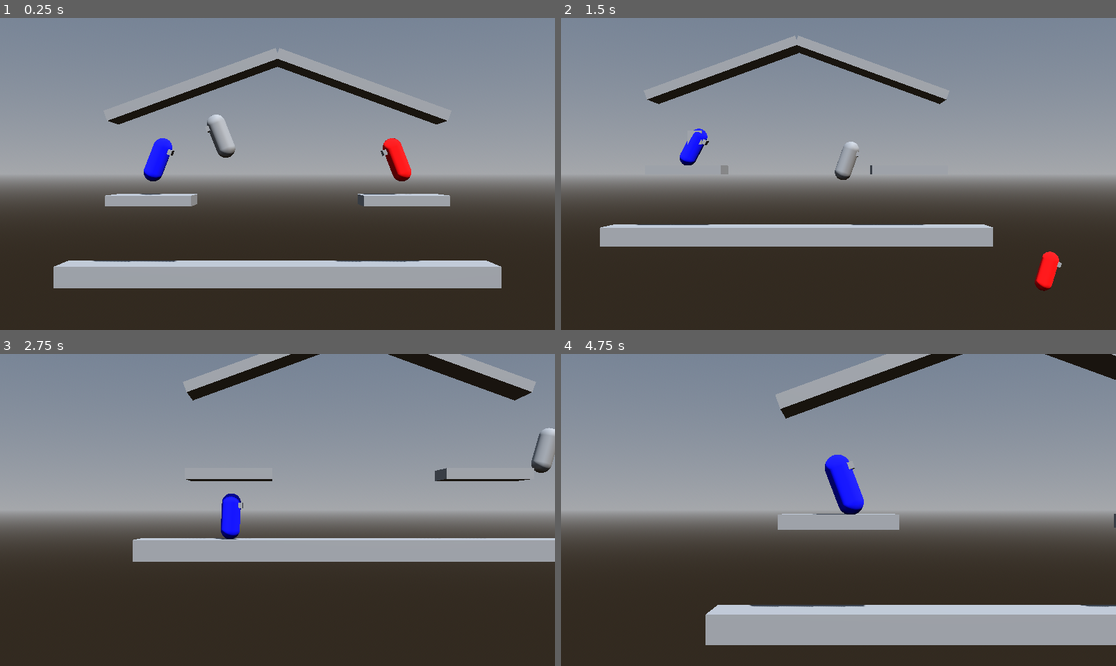
Above: before the commit, frames 1-4 (two rows, left to right).
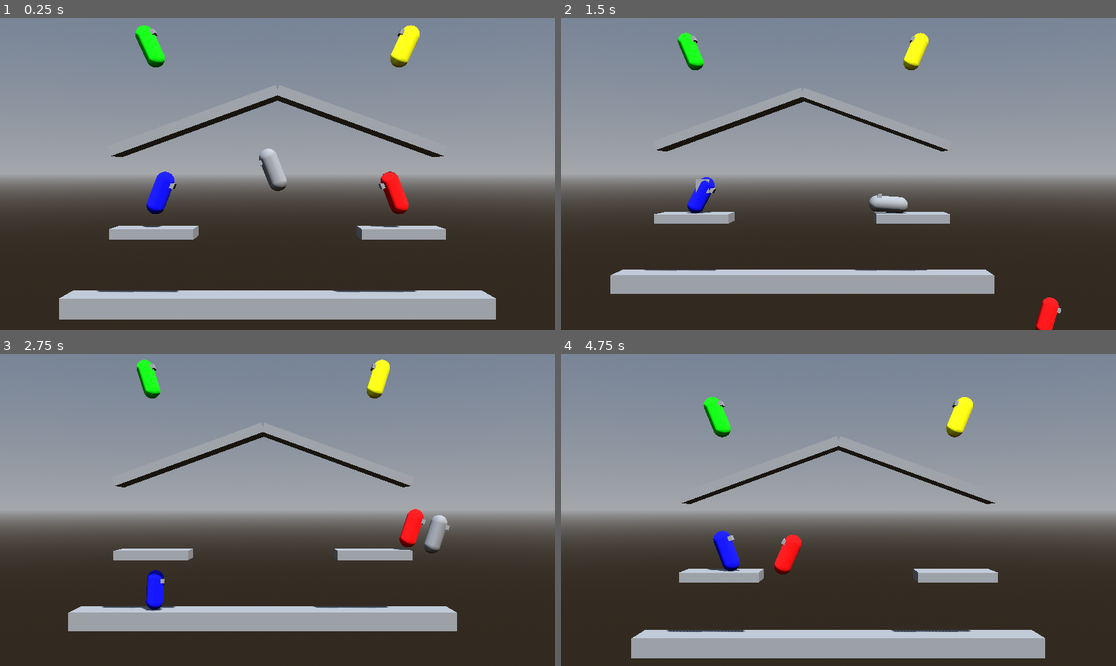
Above: after the commit, the same moments.

Repository: CocoMarck/SuperSmashTux
Game: Godot game, scene res://scenes/main.tscn
Same seed, same stepped clock (60 frames per second), same inputs: the game is played once before the commit and once after it.
Inputs:
- Up to frame 1 (0.25 s): no input
- Up to frame 2 (1.5 s): hold Right (player1_move_right) 0.53-1.28 s; tap K (player1_attack) at 0.6 s; tap Space (player1_jump) at 0.77 s; hold Down (player1_move_down) from 1.28 s (still down); tap G (player2_attack) at 1.35 s
- Up to frame 3 (2.75 s): tap Space (player1_jump) at 1.52 s; release Down (player1_move_down) at 2.03 s; hold Right (player1_move_right) from 2.03 s (still down); tap S (player2_move_down) at 2.1 s
- Up to frame 4 (4.75 s): release Right (player1_move_right) at 2.78 s; hold Up (player1_move_up) 2.78-3.53 s; tap A (player2_move_left) at 2.85 s; tap Space (player1_jump) at 3.02, 3.77, 4.52 s; hold Left (player1_move_left) from 3.53 s (still down); tap D (player2_move_right) at 3.6 s; tap W (player2_move_up) at 4.35 s

The runs differ from the first frame. In frame 1, 24% of the frame differs, in the area x 9-91%, y 2-97%; in frame 2, 18%; in frame 3, 17%; in frame 4, 20%.

Commit message:
Created game manager script and spawn points refactored

Diff:
--- /dev/null
+++ b/materials/mat_green.tres
@@ -0,0 +1,4 @@
+[gd_resource type="StandardMaterial3D" format=3 uid="uid://b215a43dk68su"]
+
+[resource]
+albedo_color = Color(0, 1, 0, 1)
--- a/scenes/main.tscn
+++ b/scenes/main.tscn
@@ -7,6 +7,7 @@
 [ext_resource type="PackedScene" uid="uid://de4tgdk06il7y" path="res://prefabs/character.tscn" id="5_tefeu"]
 [ext_resource type="Script" uid="uid://ywbqr6tkpira" path="res://scripts/test_player.gd" id="6_tefeu"]
 [ext_resource type="Script" uid="uid://bcu7gm8en7srf" path="res://scripts/camera_follow.gd" id="7_camfl"]
+[ext_resource type="Script" uid="uid://s26dpataicef" path="res://scripts/game_manager.gd" id="8_gmngr"]
 
 [sub_resource type="CameraAttributesPractical" id="CameraAttributesPractical_gl6un"]
 
@@ -35,6 +36,12 @@
 size = Vector3(17.028, 1, 4)
 
 [node name="Main" type="Node" unique_id=1966553712]
+
+[node name="GameManager" type="Node" parent="." unique_id=1756435872 node_paths=PackedStringArray("spawn_points", "play_area")]
+script = ExtResource("8_gmngr")
+character_types = Array[int]([0, 0, 0, 0])
+spawn_points = [NodePath("../SpawnPoint1"), NodePath("../SpawnPoint2"), NodePath("../SpawnPoint3"), NodePath("../SpawnPoint4")]
+play_area = NodePath("../PlayArea")
 
 [node name="WorldEnvironment" type="WorldEnvironment" parent="." unique_id=52927572]
 environment = ExtResource("1_jpm03")
@@ -100,7 +107,7 @@
 mesh = SubResource("BoxMesh_plat01")
 
 [node name="RoofLeft" type="StaticBody3D" parent="." unique_id=1347968376]
-transform = Transform3D(0.9396926, -0.34202012, 0, 0.34202012, 0.9396926, 0, 0, 0, 1, -8, 16.9118, 0)
+transform = Transform3D(0.93969256, -0.3420201, 0, 0.3420201, 0.93969256, 0, 0, 0, 1, -8, 16.9118, 0)
 script = ExtResource("3_p1atf")
 
 [node name="CollisionShape3D" type="CollisionShape3D" parent="RoofLeft" unique_id=867199618]
@@ -110,7 +117,7 @@
 mesh = SubResource("BoxMesh_roof01")
 
 [node name="RoofRight" type="StaticBody3D" parent="." unique_id=1742371311]
-transform = Transform3D(-0.9396926, 0.34202015, 1.1920929e-07, 0.34202012, 0.9396927, 7.196708e-09, -5.9604645e-08, 2.2351742e-08, -1, 8, 16.9118, 0)
+transform = Transform3D(-0.93969256, 0.34202012, 1.509958e-07, 0.3420201, 0.9396926, 6.1777605e-10, -1.4167834e-07, 5.2224124e-08, -1, 8, 16.9118, 0)
 script = ExtResource("3_p1atf")
 
 [node name="CollisionShape3D" type="CollisionShape3D" parent="RoofRight" unique_id=1742676817]
@@ -128,15 +135,21 @@
 transform = Transform3D(1, 0, 0, 0, 1, 0, 0, 0, 1, -12, 12, 0)
 gizmo_extents = 2.0
 script = ExtResource("2_o6xl0")
-player_id = 1
 init_looking_at_right = true
 
 [node name="SpawnPoint3" type="Marker3D" parent="." unique_id=1589215959]
-transform = Transform3D(1, 0, 0, 0, 1, 0, 0, 0, 1, 0, 5, 0)
+transform = Transform3D(1, 0, 0, 0, 1, 0, 0, 0, 1, 13, 20, 0)
 gizmo_extents = 2.0
+script = ExtResource("2_o6xl0")
+
+[node name="SpawnPoint4" type="Marker3D" parent="." unique_id=534624275]
+transform = Transform3D(1, 0, 0, 0, 1, 0, 0, 0, 1, -13, 20, 0)
+gizmo_extents = 2.0
+script = ExtResource("2_o6xl0")
+init_looking_at_right = true
 
 [node name="Person" parent="." unique_id=1138438983 instance=ExtResource("5_tefeu")]
-transform = Transform3D(3, 0, 0, 0, 3, 0, 0, 0, 3, -4.9382343, 14.47628, 0)
+transform = Transform3D(3, 0, 0, 0, 3, 0, 0, 0, 3, 0.06176567, 14.47628, 0)
 script = ExtResource("6_tefeu")
 walking_speed = 8
 running_speed = 18
--- a/scripts/character.gd
+++ b/scripts/character.gd
@@ -28,7 +28,6 @@
 
 # Propiedades publicas | HP y porcentaje de daño.
 @export_group("Health")
-var hp :int = 100
 var damage_percentage :float = 0
 
 # Propiedades privadas | Deteccion de inputs.
@@ -167,9 +166,6 @@
 	move_and_slide()
 
 # Funciones damage recivido
-func set_damage(damage:int):
-	hp -= damage
-
 func set_damage_percentage(damage:int) -> void:
 	damage_percentage += damage*0.01
 
@@ -188,6 +184,26 @@
 	_target_velocity.x += (_normal_damage_move_power*_current_damage_directon.x) * damage_percentage
 	_target_velocity.y += (_normal_damage_move_power*_current_damage_directon.y) * damage_percentage
 	_taking_damage = false
+
+func respawn(at_position: Vector3) -> void:
+	'''
+	Reaparecer limpio: posicion, velocidad, daño, saltos, ataque/hitbox en curso, agarre de
+	orilla y orientacion inicial, todo se resetea.
+	'''
+	global_position = at_position
+	_target_velocity = Vector3.ZERO
+	damage_percentage = 0.0
+	_jump_count = 0
+	_air_count = 0
+	_current_attack = null
+	# Si el personaje se murio a medio ataque, poner _current_attack a null no libera el hitbox
+	# ya lanzado (_spawned_hitbox, un Area3D hijo de $Pivot). Sin esta linea quedaria vivo y
+	# podria dañar a quien este parado en el spawn apenas reaparece.
+	_clear_hitbox()
+	_hanging_ledge = null
+	_drop_through_count = 0.0
+	_taking_damage = false
+	$Pivot.basis = Basis.looking_at(_get_initial_facing())
 
 func _set_x_not_zero_value() -> void:
 	'''
--- /dev/null
+++ b/scripts/game_manager.gd
@@ -0,0 +1,194 @@
+class_name GameManager
+extends Node
+
+# Encargado de armar la partida: cuantos personajes salen, de que tipo, cuantas vidas trae cada quien,
+# y de vigilar que nadie se salga del area jugable pa respawnearlo o eliminarlo.
+
+# Constantes | Materiales fijos pa los numeros 3 y 4 de la partida.
+const SLOT_3_MATERIAL: Material = preload("res://materials/mat_yellow.tres")
+const SLOT_4_MATERIAL: Material = preload("res://materials/mat_green.tres")
+
+# Propiedades publicas | Configuracion de partida.
+@export_group("Match Settings")
+@export var character_types: Array[GlobalUtils.CharacterType] = [
+	GlobalUtils.CharacterType.PLAYER, GlobalUtils.CharacterType.PLAYER,
+]
+@export_range(1, 99, 1) var lives_per_character: int = 3
+
+# Propiedades publicas | Referencias de escena.
+@export_group("Scene References")
+@export var spawn_points: Array[SpawnPoint] = []
+@export var play_area: Area3D
+
+# Propiedades privadas | Estado por personaje.
+var _spawn_point_of_character: Dictionary[Character, SpawnPoint] = {}
+var _lives_of_character: Dictionary[Character, int] = {}
+var _death_count_of_character: Dictionary[Character, int] = {}
+var _npc_id_of_character: Dictionary[Character, GlobalUtils.NPCId] = {}
+var _play_area_bounds: AABB = AABB()
+
+# Funciones | Inicializar.
+func _ready() -> void:
+	'''
+	Calcular los limites del area jugable y spawnear a todo mundo.
+	'''
+	_play_area_bounds = _get_area_bounds(play_area)
+	if _play_area_bounds.size == Vector3.ZERO:
+		# Fail-open y no fail-closed: si el area quedo mal enlazada nomas se avisa y no se
+		# detectan muertes, no se anda eliminando gente por un error de configuracion.
+		push_warning("GameManager: play_area sin configurar; no se detectaran muertes.")
+	_spawn_all_characters()
+
+# Funciones | Procesamiento de fisicas.
+func _physics_process(delta: float) -> void:
+	'''
+	Vigilar a cada personaje vivo y ver si se salio del area jugable.
+	Se compara la posicion contra el AABB por polling, igualito que camera_follow.gd hace pa
+	dejar de contar a alguien pal encuadre, asi los dos sistemas nunca se desincronizan.
+	'''
+	if _play_area_bounds.size == Vector3.ZERO:
+		return
+	for character in _lives_of_character.keys():
+		# .keys() saca una copia del array de llaves, asi que borrar del diccionario aqui
+		# adentro (via _forget_character o _handle_character_death) es seguro.
+		if not is_instance_valid(character):
+			_forget_character(character)
+			continue
+		if not character.is_inside_tree():
+			# Recien spawneado, su add_child todavia esta diferido. Se salta este frame nomas,
+			# sigue registrado y se revisa normal en cuanto entre al arbol.
+			continue
+		if not _play_area_bounds.has_point(character.global_position):
+			_handle_character_death(character)
+
+# Funciones propias.
+func _get_used_player_numbers(requested_player_slots: int) -> Array[int]:
+	'''
+	Simular, sin spawnear nada, que numeros de PlayerId va a terminar usando la partida.
+	Necesario pa saber que numeros los NPC no pueden repetirse, sin importar en que orden
+	del arreglo character_types venga cada quien.
+	'''
+	var numbers: Array[int] = []
+	for candidate_id in range(requested_player_slots):
+		if GlobalUtils.PLAYER_INPUT_MAPS.has(candidate_id):
+			numbers.append(candidate_id + 1)
+	return numbers
+
+func _spawn_all_characters() -> void:
+	'''
+	Spawnear a todos los personajes de la partida, sacando el numero de character_types.size()
+	(sin limite forzado; si faltan SpawnPoint pa cubrirlos, esos slots se saltan), repartiendo
+	los SpawnPoint en orden y asignando PlayerId consecutivos a los jugadores.
+	'''
+	var requested_player_slots := character_types.count(GlobalUtils.CharacterType.PLAYER)
+	var forbidden_npc_numbers := _get_used_player_numbers(requested_player_slots)
+	var next_player_id := 0
+	var next_npc_id := 0
+	var count := character_types.size()
+	for i in range(count):
+		if i >= spawn_points.size():
+			push_warning("GameManager: falta SpawnPoint para el slot %d" % i)
+			continue
+		var spawn_point := spawn_points[i]
+		var resolved_type := character_types[i]
+		var resolved_player_id: GlobalUtils.PlayerId = GlobalUtils.PlayerId.PLAYER_1
+
+		if resolved_type == GlobalUtils.CharacterType.PLAYER:
+			var candidate_id: GlobalUtils.PlayerId = next_player_id
+			next_player_id += 1
+			if GlobalUtils.PLAYER_INPUT_MAPS.has(candidate_id):
+				resolved_player_id = candidate_id
+			else:
+				# Si ya no hay mapa de input pa mas jugadores; este slot se cae a NPC.
+				resolved_type = GlobalUtils.CharacterType.NPC
+
+		var resolved_npc_id: GlobalUtils.NPCId = GlobalUtils.NPCId.NPC_1
+		var has_npc_id := false
+		if resolved_type == GlobalUtils.CharacterType.NPC:
+			while forbidden_npc_numbers.has(next_npc_id + 1):
+				next_npc_id += 1
+			if next_npc_id < GlobalUtils.NPCId.keys().size():
+				resolved_npc_id = next_npc_id
+				has_npc_id = true
+			else:
+				push_warning("GameManager: se acabaron los NPCId disponibles pal slot %d" % i)
+			next_npc_id += 1
+
+		var character := spawn_point.spawn(resolved_type, resolved_player_id, spawn_point.init_looking_at_right)
+
+		# Numero compartido de esta partida: 1/2 pa jugadores, o el npc_id+1 si le toco uno.
+		# Al numero 3 y 4 les toca color fijo, sin importar si termino siendo Player o NPC.
+		var slot_number := -1
+		if resolved_type == GlobalUtils.CharacterType.PLAYER:
+			slot_number = resolved_player_id + 1
+		elif has_npc_id:
+			slot_number = resolved_npc_id + 1
+		if slot_number == 3:
+			character.material = SLOT_3_MATERIAL
+		elif slot_number == 4:
+			character.material = SLOT_4_MATERIAL
+
+		if has_npc_id:
+			_npc_id_of_character[character] = resolved_npc_id
+		_spawn_point_of_character[character] = spawn_point
+		_lives_of_character[character] = lives_per_character
+
+func _handle_character_death(character: Character) -> void:
+	'''
+	Un personaje se salio del area jugable. Si le quedan vidas, respawnea en su punto
+	original; si no, se olvida de el y se elimina del arbol.
+	'''
+	var death_count: int = _death_count_of_character.get(character, 0) + 1
+	_death_count_of_character[character] = death_count
+	print("%s: morido por la patria x%d" % [_get_character_label(character), death_count])
+	var lives_left := _lives_of_character[character] - 1
+	if lives_left <= 0:
+		_forget_character(character)
+		character.queue_free()
+	else:
+		_lives_of_character[character] = lives_left
+		character.respawn(_spawn_point_of_character[character].global_position)
+
+func _forget_character(character: Character) -> void:
+	'''
+	Sacar a un personaje de los diccionarios de estado.
+	'''
+	_spawn_point_of_character.erase(character)
+	_lives_of_character.erase(character)
+	_death_count_of_character.erase(character)
+	_npc_id_of_character.erase(character)
+
+func _get_character_label(character: Character) -> String:
+	'''
+	Etiqueta pa mostrar en consola: PLAYER_1/PLAYER_2 pal jugador (sacado del propio enum,
+	pa que si algun dia cambia el nombre del enum el mensaje se actualice solo), o NPC llano
+	pal resto.
+	'''
+	if character is Player:
+		var player_id: int = (character as Player).player_id
+		return GlobalUtils.PlayerId.keys()[player_id]
+	if _npc_id_of_character.has(character):
+		return GlobalUtils.NPCId.keys()[_npc_id_of_character[character]]
+	return "NPC"
+
+func _get_area_bounds(area: Area3D) -> AABB:
+	'''
+	AABB en coordenadas del mundo de la caja de un area, sacada de su BoxShape3D.
+	Copia local a proposito de la misma logica que ya existe en camera_follow.gd: ese script
+	ya esta estabilizado y queda fuera de alcance, asi que aqui no se comparte ni se
+	refactoriza, nomas se duplica.
+	'''
+	if area == null:
+		return AABB()
+	var collision_shape: CollisionShape3D = null
+	for child in area.get_children():
+		collision_shape = child as CollisionShape3D
+		if collision_shape != null:
+			break
+	if collision_shape == null:
+		return AABB()
+	var box := collision_shape.shape as BoxShape3D
+	if box == null:
+		return AABB()
+	var half := box.size * 0.5 * collision_shape.global_basis.get_scale()
+	return AABB(collision_shape.global_position - half, half * 2.0)
--- a/scripts/helpers/global_utils.gd
+++ b/scripts/helpers/global_utils.gd
@@ -6,6 +6,9 @@
 
 # Enumeracion de IDs posibles de jugadores.
 enum PlayerId { PLAYER_1, PLAYER_2 }
+
+# Enumeracion de IDs posibles de NPCs.
+enum NPCId { NPC_1, NPC_2, NPC_3, NPC_4 }
 
 # Mapa de input de cada jugador, usado por Player para resolver sus controles segun su ID. Se construye una sola vez al cargar el script.
 static var PLAYER_INPUT_MAPS: Dictionary[PlayerId, PlayerInputMap] = {
--- a/scripts/spawn_point.gd
+++ b/scripts/spawn_point.gd
@@ -7,14 +7,16 @@
 const NPC_SCRIPT = preload("res://scripts/npc.gd")
 
 # Propiedades publicas del script.
-@export var character_type: GlobalUtils.CharacterType = GlobalUtils.CharacterType.PLAYER
-@export var player_id: GlobalUtils.PlayerId
 @export var init_looking_at_right: bool = false
 
-func _ready() -> void:
-	# Instanciar un nuevo personaje y asignarle el script correspondiente segun el tipo de personaje.
+func spawn(character_type: GlobalUtils.CharacterType, player_id: GlobalUtils.PlayerId, p_init_looking_at_right: bool) -> Character:
+	'''
+	Instanciar un personaje en este punto, con el tipo e ID que indique quien llama
+	(normalmente el GameManager). El add_child es diferido, pero la referencia que se
+	devuelve ya es valida de inmediato, se puede guardar aunque el nodo todavia no
+	ande metido en el arbol.
+	'''
 	var character = CHARACTER_PREFAB.instantiate()
-
 	match character_type:
 		# Jugador: Establecer script correspondiente y asignar ID. El Player resuelve sus inputs y material segun su ID.
 		GlobalUtils.CharacterType.PLAYER:
@@ -26,8 +28,9 @@
 			character.set_script(NPC_SCRIPT)
 
 	# Configurar direccion de vista del personaje.
-	character.init_looking_at_right = init_looking_at_right
+	character.init_looking_at_right = p_init_looking_at_right
 
 	# Posicionar al personaje en este punto de spawn, como hijo directo de la escena.
 	character.position = global_position
 	get_tree().current_scene.add_child.call_deferred(character)
+	return character as Character
Not shown, added: scripts/game_manager.gd.uid
